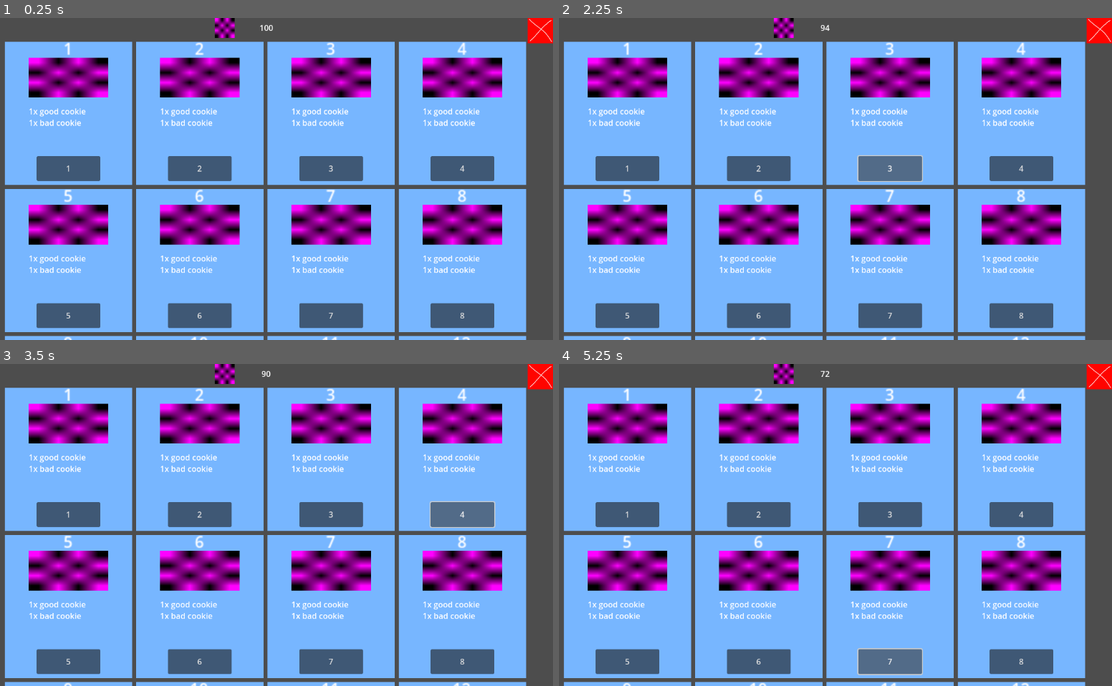
Above: before the commit, frames 1-4 (two rows, left to right).
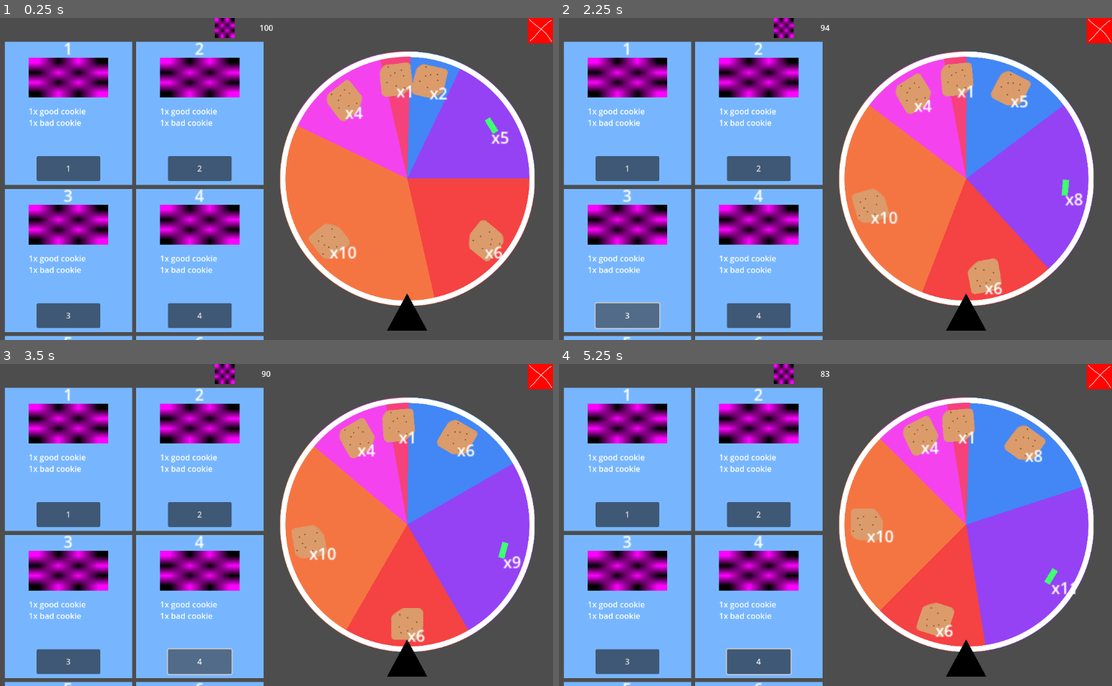
Above: after the commit, the same moments.

Repository: hypercube143/risk-it-for-the-biscuit
Game: Godot game, scene res://scenes/shopgui.tscn
Same seed, same stepped clock (60 frames per second), same inputs: the game is played once before the commit and once after it.
Inputs (mouse positions are in pixels of both pictures, inside the frame that each line leads up to):
- Up to frame 1 (0.25 s): no input
- Up to frame 2 (2.25 s): click "1" at 0.5 s; click "2" at 1.25 s; click "3" at 2 s
- Up to frame 3 (3.5 s): click "4" at 2.75 s
- Up to frame 4 (5.25 s): click (625, 660) at 3.5 s, where only the run before the commit has a clickable "5"; click (758, 660) at 4.25 s, where only the run before the commit has a clickable "6"; click (890, 660) at 5 s, where only the run before the commit has a clickable "7"

The runs differ from the first frame. In frame 1, 43% of the frame differs, in the area x 11-97%, y 7-100%; in frame 2, 43%; in frame 3, 43%; in frame 4, 43%, in the area x 11-97%, y 2-100%.

Commit message:
added roulette wheel to shop :o

Diff:
--- a/scenes/roulettewheel.tscn
+++ b/scenes/roulettewheel.tscn
@@ -10,11 +10,6 @@
 pivot_offset = Vector2(256, 256)
 script = ExtResource("1_mgffo")
 
-[node name="Camera2D" type="Camera2D" parent="."]
-position = Vector2(-1, 269)
-scale = Vector2(0.173828, 0.173828)
-offset = Vector2(0, -256)
-
 [node name="spinnystuff" type="Node2D" parent="."]
 
 [node name="center" type="Node2D" parent="spinnystuff"]
--- a/scenes/shopgui.tscn
+++ b/scenes/shopgui.tscn
@@ -1,7 +1,8 @@
-[gd_scene load_steps=4 format=3 uid="uid://0enlguqfts5p"]
+[gd_scene load_steps=5 format=3 uid="uid://0enlguqfts5p"]
 
 [ext_resource type="Script" uid="uid://cpxiodbot7g7i" path="res://scripts/shopgui.gd" id="1_u6otp"]
 [ext_resource type="Texture2D" uid="uid://cjlsgjn0ujcad" path="res://assets/art/closebutton.png" id="2_wrdio"]
+[ext_resource type="PackedScene" uid="uid://ct6343pkn5keu" path="res://scenes/roulettewheel.tscn" id="3_ireye"]
 
 [sub_resource type="PlaceholderTexture2D" id="PlaceholderTexture2D_wrdio"]
 
@@ -48,4 +49,11 @@
 [node name="GridContainer" type="GridContainer" parent="ScrollContainer"]
 custom_minimum_size = Vector2(1050, 500)
 layout_mode = 2
-columns = 4
+columns = 2
+
+[node name="roulettewheel" parent="." instance=ExtResource("3_ireye")]
+anchors_preset = 0
+offset_left = 859.0
+offset_top = 323.0
+offset_right = 1371.0
+offset_bottom = 835.0
--- a/scripts/roulettewheel.gd
+++ b/scripts/roulettewheel.gd
@@ -67,14 +67,13 @@
 		icon.rotation = mid + PI * 0.5
 		center.add_child(icon)
 
-		# for debugging
-		#var t = Label.new()
-		#t.text = str(cookie_key)
-		#t.scale = Vector2(2,2)
-		#t.position = Vector2(icon_radius, 0).rotated(mid)
-		#t.rotation = mid + PI * 0.5
-		#t.z_index = 3
-		#center.add_child(t)
+		var t = Label.new()
+		t.text = "x" + str(int(Global.cookie_inventory[cookie_key]))
+		t.scale = Vector2(2,2)
+		t.position = Vector2(icon_radius, 0).rotated(mid)
+		# t.rotation = mid # + PI * 0.5
+		t.z_index = 3
+		center.add_child(t)
 
 		# start angle for next cookie
 		var old_start_angle = start_angle
@@ -97,6 +96,12 @@
 	.set_trans(Tween.TRANS_SINE)\
 	.set_ease(Tween.EASE_OUT)\
 	.finished.connect(on_spin_finished)
+
+	for t in center.get_children():
+		if t.name.begins_with("@Label"):
+			create_tween().tween_property(t, "rotation", -angle_rad, 2)\
+			.set_trans(Tween.TRANS_SINE)\
+			.set_ease(Tween.EASE_OUT)
 
 func on_spin_finished():
 	var chosen_cookie_id = pick_slice_from_cursor()
@@ -140,19 +145,11 @@
 	var wheel_deg = fposmod(rad_to_deg(spinnystuff.rotation), 360.0)
 	var selection_deg = fposmod(cursor_deg - wheel_deg, 360.0)
 
-	print(result_map)
-	print(selection_deg)
-
 	for range in result_map:
 		var s = fposmod(range['start'], 360.0)
 		var e = fposmod(range['end'], 360.0)
 		if s > e or (s == 0 and e == 0):
 			e = 360
-
-		print(s)
-		print(e)
-		print(selection_deg)
-		print()
 		if s <= selection_deg and selection_deg <= e:
 			return range['res']
 
--- a/scripts/shopgui.gd
+++ b/scripts/shopgui.gd
@@ -4,6 +4,8 @@
 @onready var gridcontainer = $ScrollContainer/GridContainer
 @onready var scrollcontainer = $ScrollContainer
 @onready var cookiebalancelabel = $cookie_balance
+
+@onready var roulettewheel = $roulettewheel
 
 var item_frames = []
 
@@ -49,7 +51,8 @@
 			Global.cookie_inventory[cookie['id']] += cookie['count']
 		else:
 			Global.cookie_inventory[cookie['id']] = cookie['count']
-	print(Global.cookie_inventory)
+
+	roulettewheel.update_wheel()
 
 
 func update_buttons():
